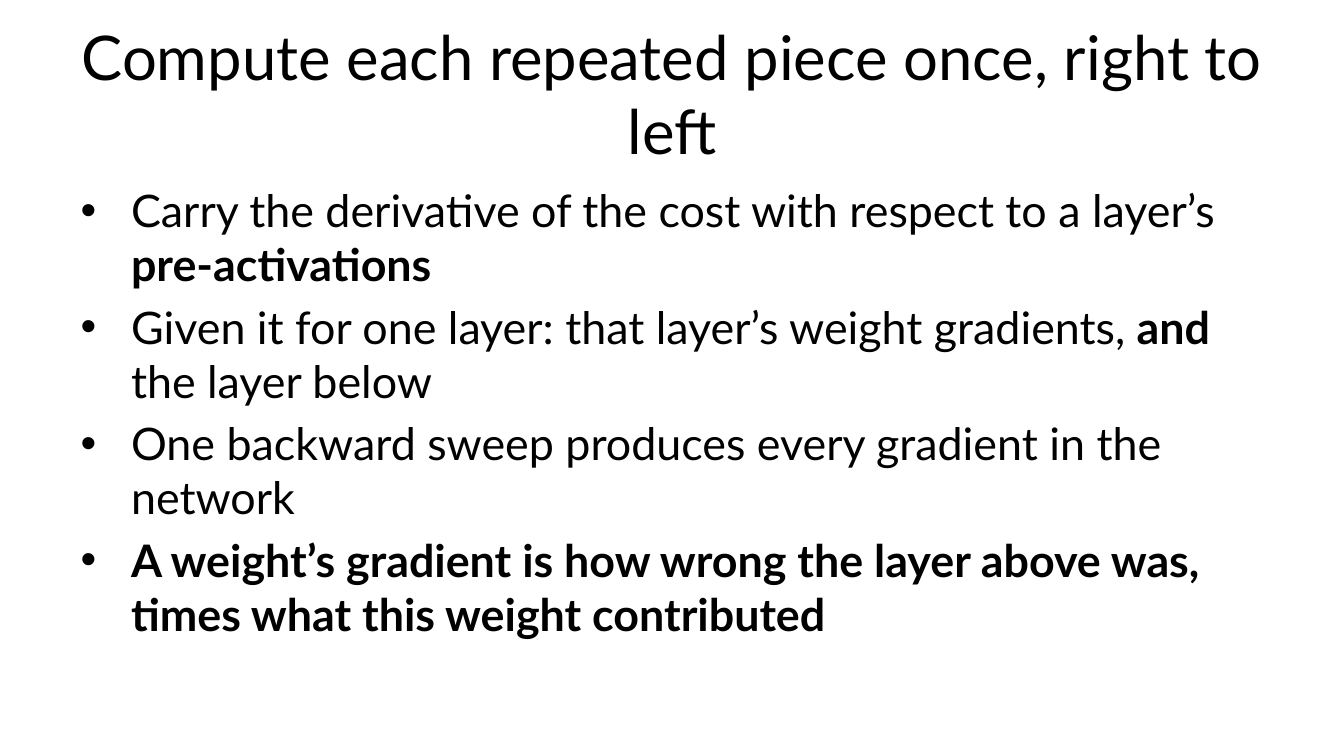
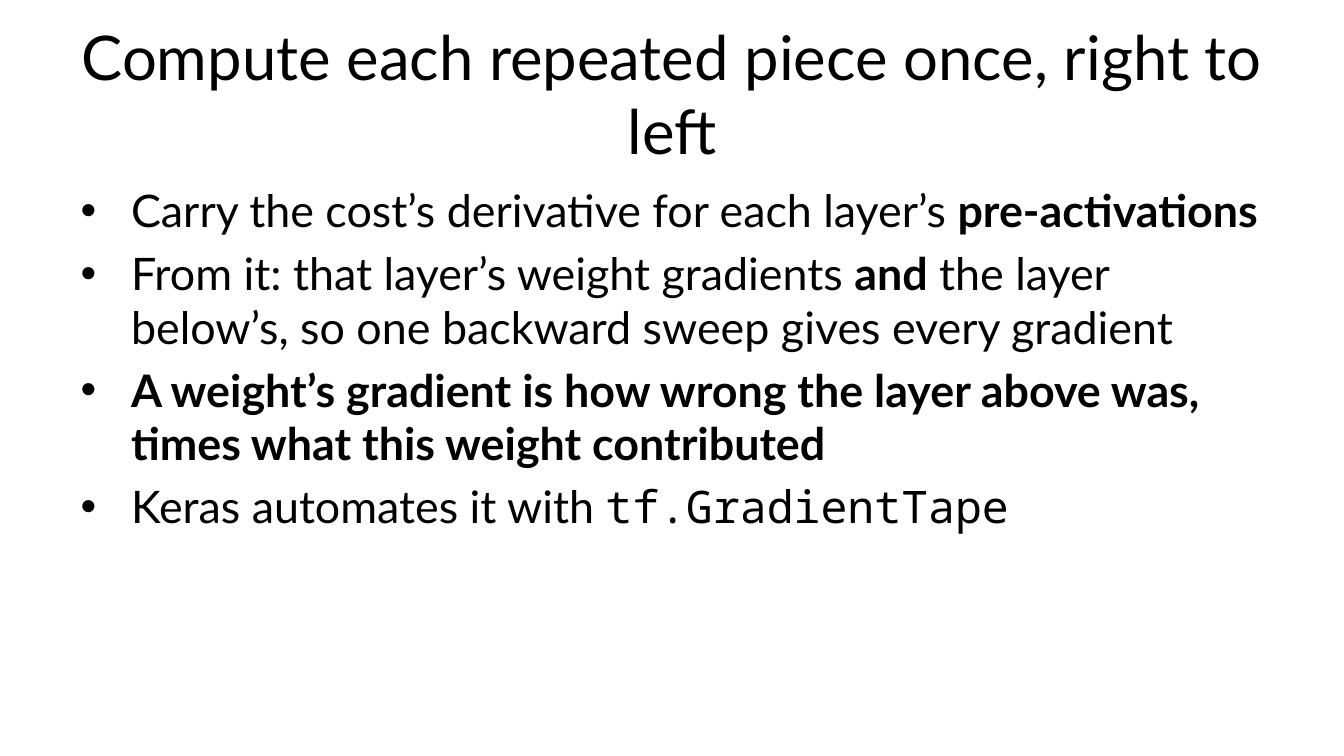
Before and after one commit to fabioantonini/technologies-for-artificial-intelligence, a slide deck: slide 32 of Lessons/09_neural_networks/Slides/neural_networks_slides.pptx. Drawn at 1344x756 pixels with LibreOffice and Linux fonts; fonts in the diff are those of the drawing; background and template pictures are left out. Boxes give left, top, right and bottom in pixels: in the first picture for what was removed or moved away, otherwise in the second. Text is boxed around its words. In the diff, an @@ line names an element or a change of style, - is before the commit and + after.

```diff
--- a/Lessons/09_neural_networks/Slides/neural_networks_slides.pptx
+++ b/Lessons/09_neural_networks/Slides/neural_networks_slides.pptx
@@ text at (x1=131, y1=193, x2=1258, y2=353): text changed @@
-• Carry the derivative of the cost with respect to a layer’s pre-activations
-• Given it for one layer: that layer’s weight gradients, and the layer below
-• One backward sweep produces every gradient in the network
+• Carry the cost’s derivative for each layer’s pre-activations
+• From it: that layer’s weight gradients and the layer below’s, so one backward sweep gives every gradient
@@ text at (x1=131, y1=488, x2=1008, y2=534): paragraph added @@
+• Keras automates it with tf.GradientTape
```
Also in this commit, not shown: 21 other slides changed, 3 slides added, 3 slides removed, 10 other files.
